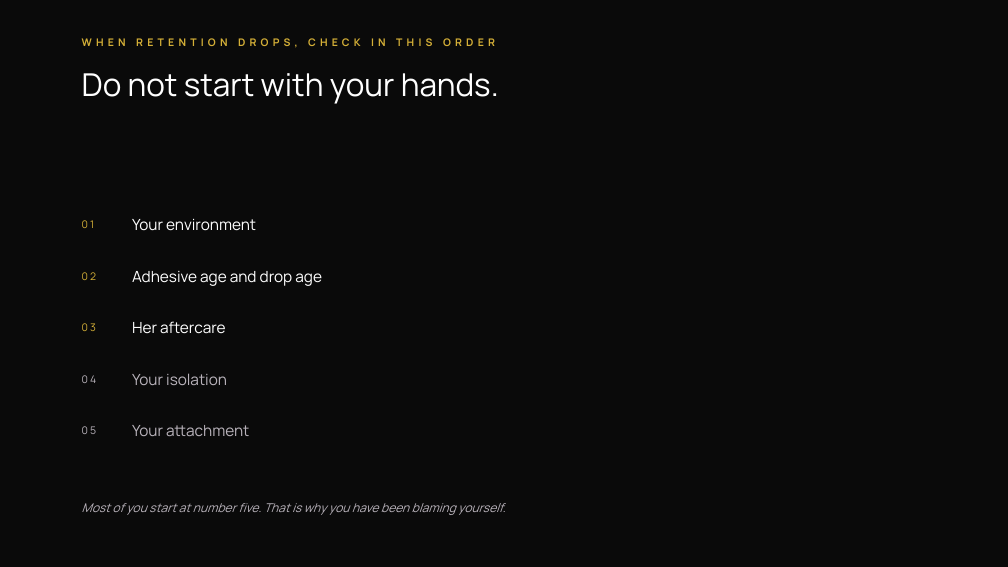
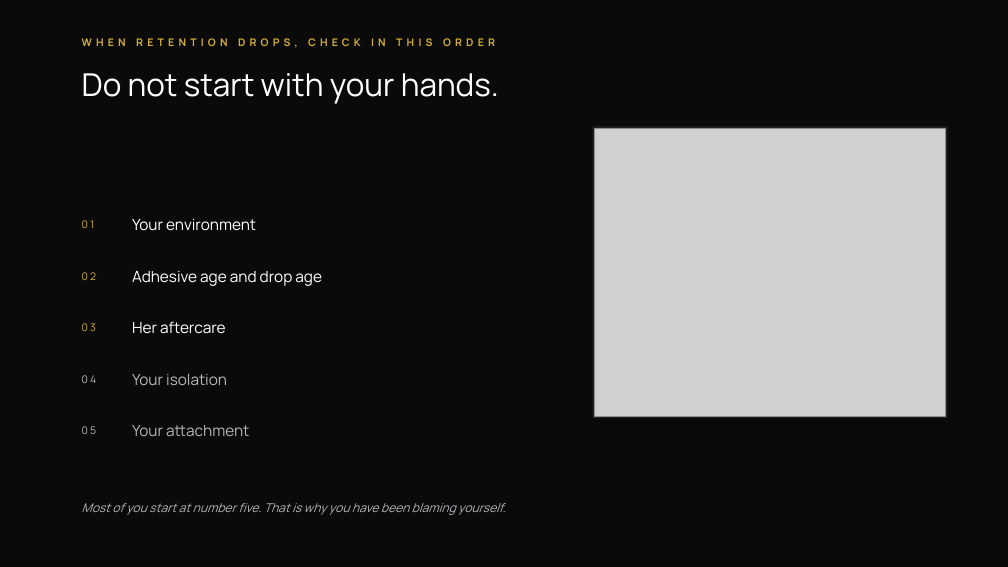
Before and after one commit to destynibeauty-creator/RLU-OFFER, a slide deck: slide 17 of slides/The-Retention-Room.pptx (slide 13 before the commit). Drawn at 1008x567 pixels with LibreOffice and Linux fonts; fonts in the diff are those of the drawing; grey boxes stand for pictures. Boxes give left, top, right and bottom in pixels: in the first picture for what was removed or moved away, otherwise in the second. Text is boxed around its words. In the diff, an @@ line names an element or a change of style, - is before the commit and + after.

```diff
--- a/slides/The-Retention-Room.pptx
+++ b/slides/The-Retention-Room.pptx
@@ rectangle added at [593, 127, 948, 418], fill #262026 @@
@@ picture added at [595, 129, 946, 416] @@
```
Also in this commit, not shown: 18 other slides changed, 7 slides added, 1 slide removed, 26 other files.
